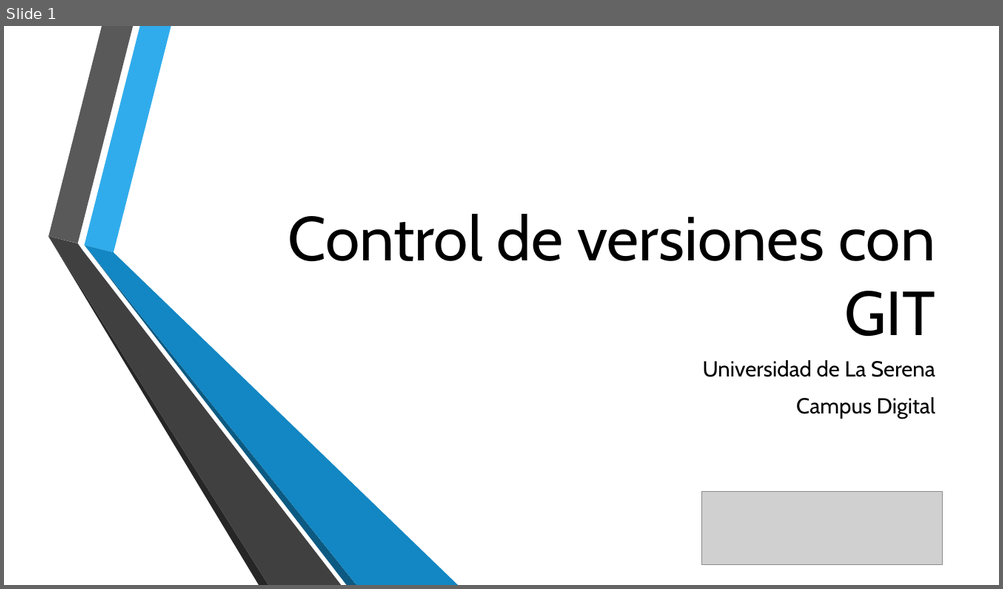
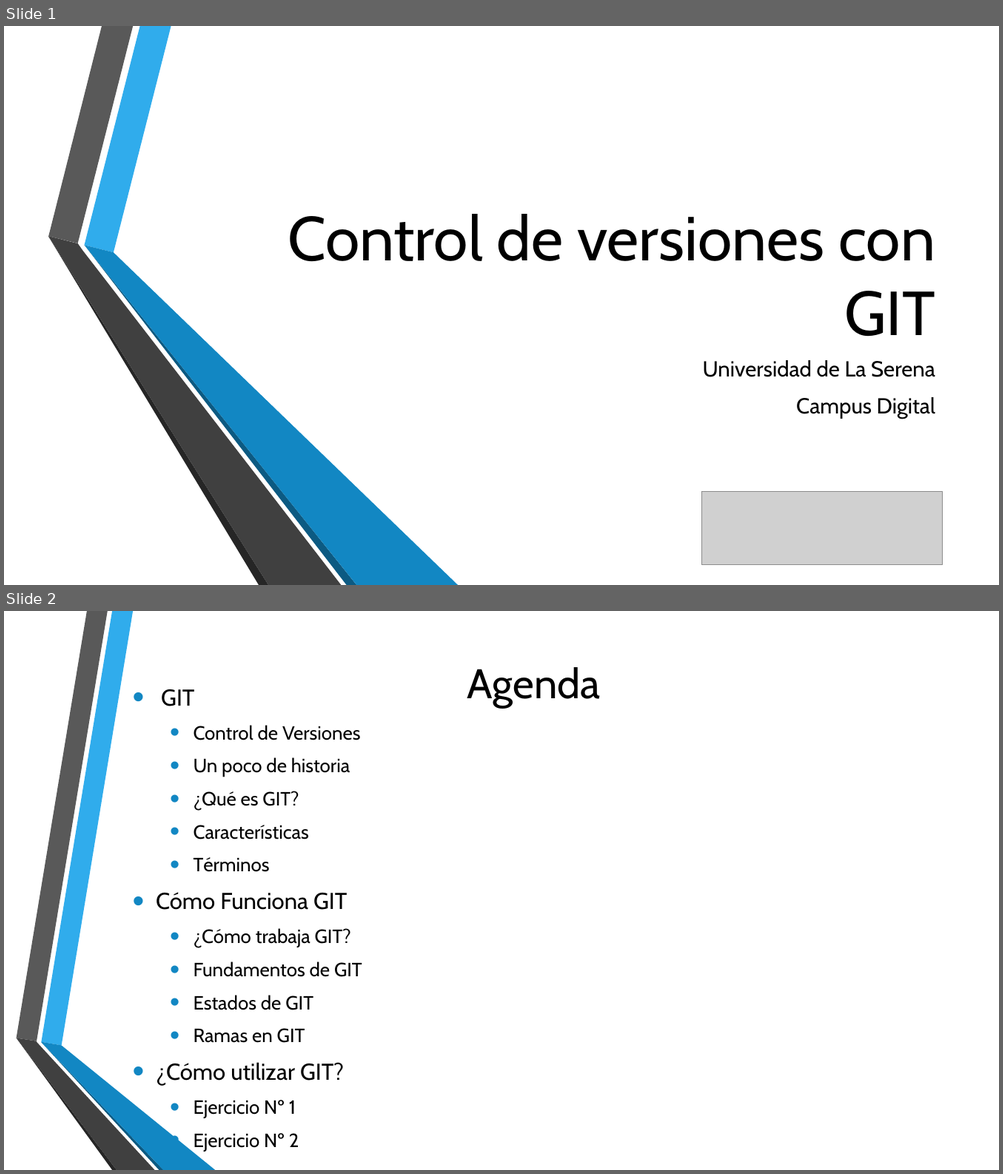
Before and after one commit to campus-digital/tutorialgit, a slide deck: documentos/Presentación3.pptx. Shown one above the other, each under a label of ours: slide 1 before the commit, slides 1 and 2 after it. The pictures are 1003x589 and 1003x1174 pixels, drawn with LibreOffice and Linux fonts; fonts in the diff are those of the drawing; grey boxes stand for pictures; background and template pictures are left out. Boxes give left, top, right and bottom in pixels: in the first picture for what was removed or moved away, otherwise in the second. Text is boxed around its words. In the diff, an @@ line names an element or a change of style, - is before the commit and + after.

```diff
--- a/documentos/Presentación3.pptx
+++ b/documentos/Presentación3.pptx
@@ slide 2 added at [4,611,999,1170], background picture (left out) @@
@@ title added at [467,667,600,708], 40 pt, text #000000 @@
+Agenda
@@ text added at [156,725,362,1151], 18.5 pt, text #000000 @@
+• GIT
+  • Control de Versiones
+  • Un poco de historia
+  • ¿Qué es GIT?
+  • Características
+  • Términos
+• Cómo Funciona GIT
+  • ¿Cómo trabaja GIT?
+  • Fundamentos de GIT
+  • Estados de GIT
+  • Ramas en GIT
+• ¿Cómo utilizar GIT?
+  • Ejercicio Nº 1
+  • Ejercicio Nº 2
@@ group added at [16,611,215,1170]: 6 freeform shapes @@
```
Also in this commit, not shown: 8 slides changed, 4 other slides added.
